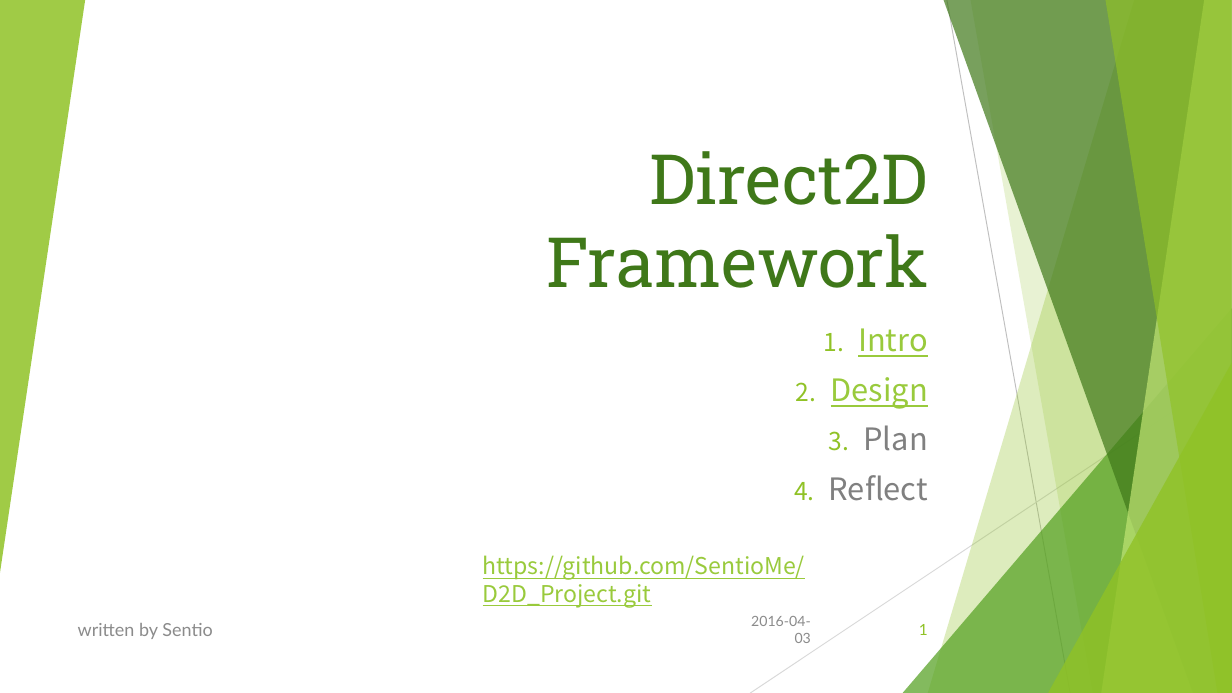
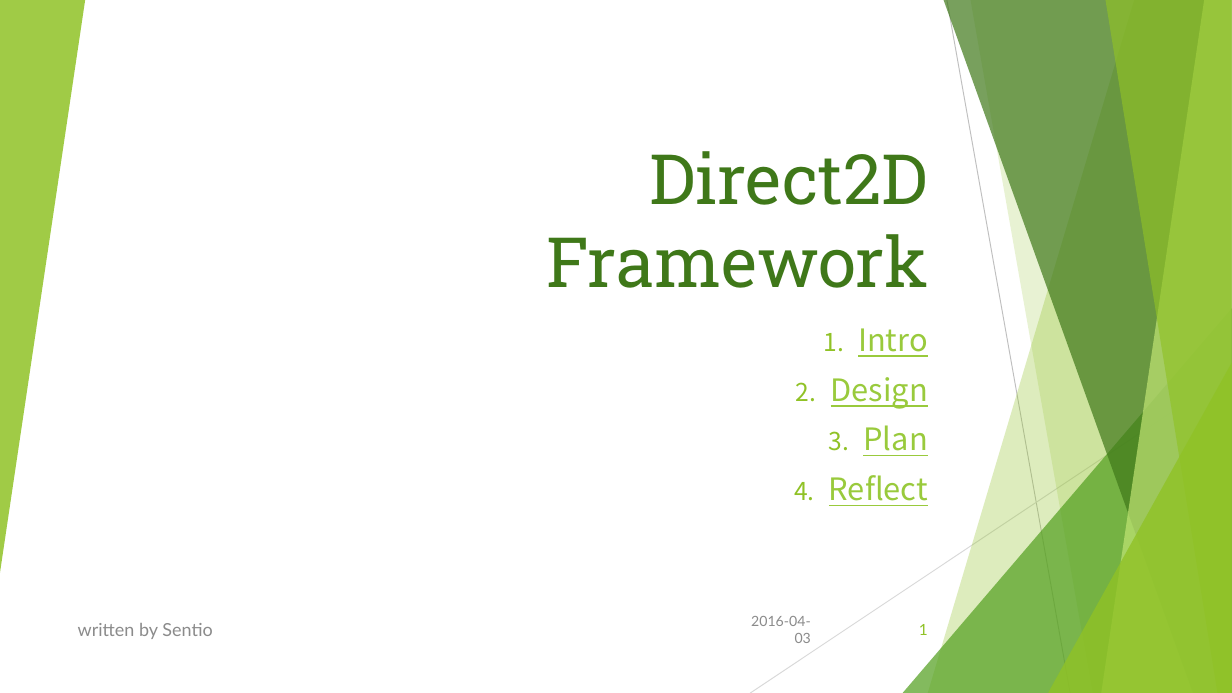
Before and after one commit to SentioMe/D2D_Project, a slide deck: slide 1 of Direct2D_Framework plan.pptx. Drawn at 1232x693 pixels with LibreOffice and Linux fonts; fonts in the diff are those of the drawing. Boxes give left, top, right and bottom in pixels: in the first picture for what was removed or moved away, otherwise in the second. Text is boxed around its words. In the diff, an @@ line names an element or a change of style, - is before the commit and + after.

```diff
--- a/Direct2D_Framework plan.pptx
+++ b/Direct2D_Framework plan.pptx
@@ subtitle at [829, 425, 928, 506]: text colour #808080 to #99CA3C, underline on in "Plan", "Reflect" @@
@@ text removed at [483, 555, 805, 608] @@
-https://github.com/SentioMe/D2D_Project.git
```
Also in this commit, not shown: 2 other slides changed, 1 slide added, 31 other files.
